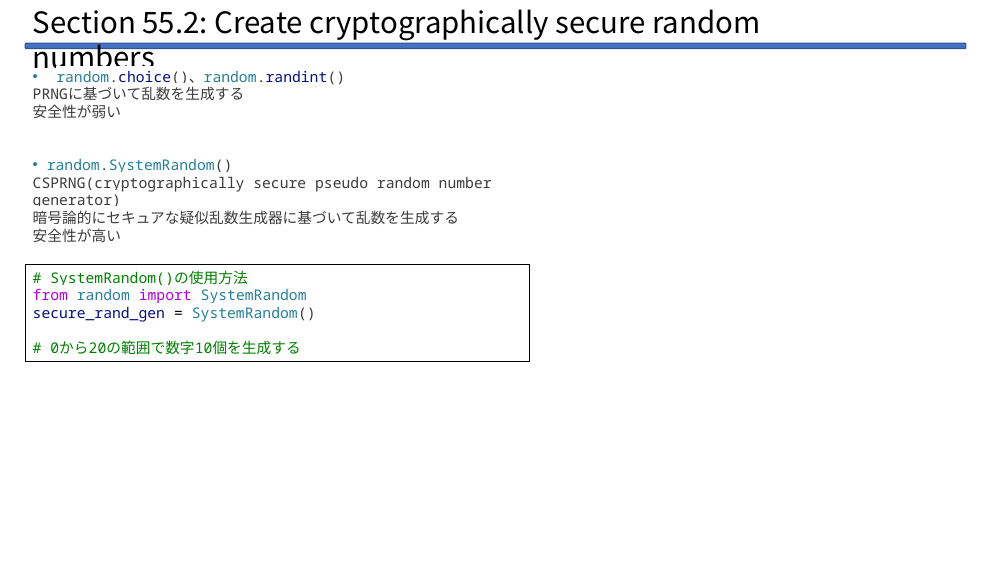
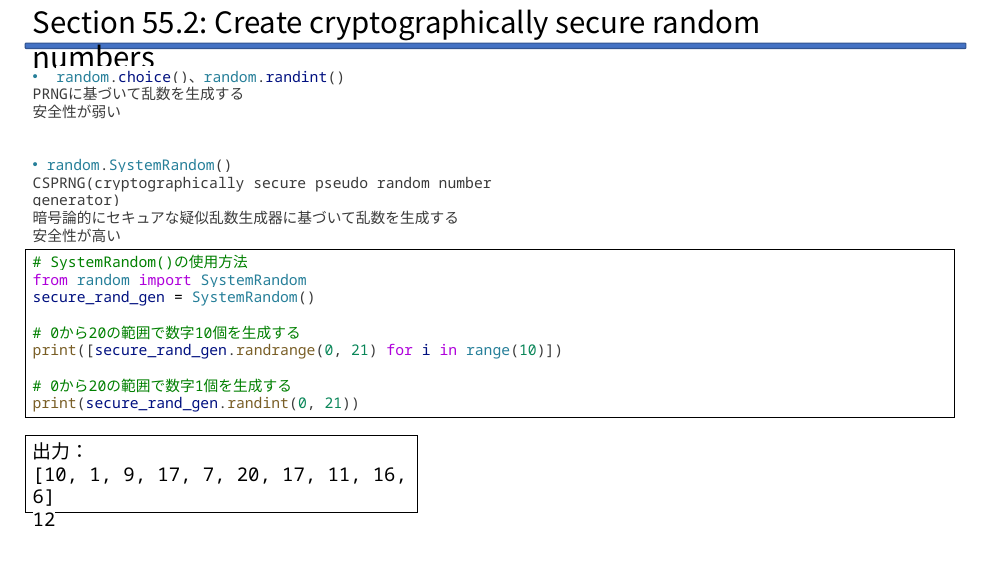
Before and after one commit to Legolas9999/zemi, a slide deck: slide 17 of lcj_zemi_python.pptx. Drawn at 1008x567 pixels with LibreOffice and Linux fonts; fonts in the diff are those of the drawing. Boxes give left, top, right and bottom in pixels: in the first picture for what was removed or moved away, otherwise in the second. Text is boxed around its words. In the diff, an @@ line names an element or a change of style, - is before the commit and + after.

```diff
--- a/lcj_zemi_python.pptx
+++ b/lcj_zemi_python.pptx
@@ rectangle "# SystemRandom()の使用方法": place and size @@
-rectangle "# SystemRandom()の使用方法" at bbox=[25, 265, 529, 361]
+rectangle "# SystemRandom()の使用方法" at bbox=[25, 250, 954, 417]
@@ text in rectangle at bbox=[33, 343, 563, 412]: paragraphs added @@
+print([secure_rand_gen.randrange(0, 21) for i in range(10)])
+# 0から20の範囲で数字1個を生成する
+print(secure_rand_gen.randint(0, 21))
@@ rectangle added at bbox=[25, 436, 417, 513], outline #000000 0.75 pt, 18 pt, text #000000 @@
+出力：
+[10, 1, 9, 17, 7, 20, 17, 11, 16, 6]
+12
```
Also in this commit, not shown: 2 other slides changed, 3 slides added, 1 other file.
